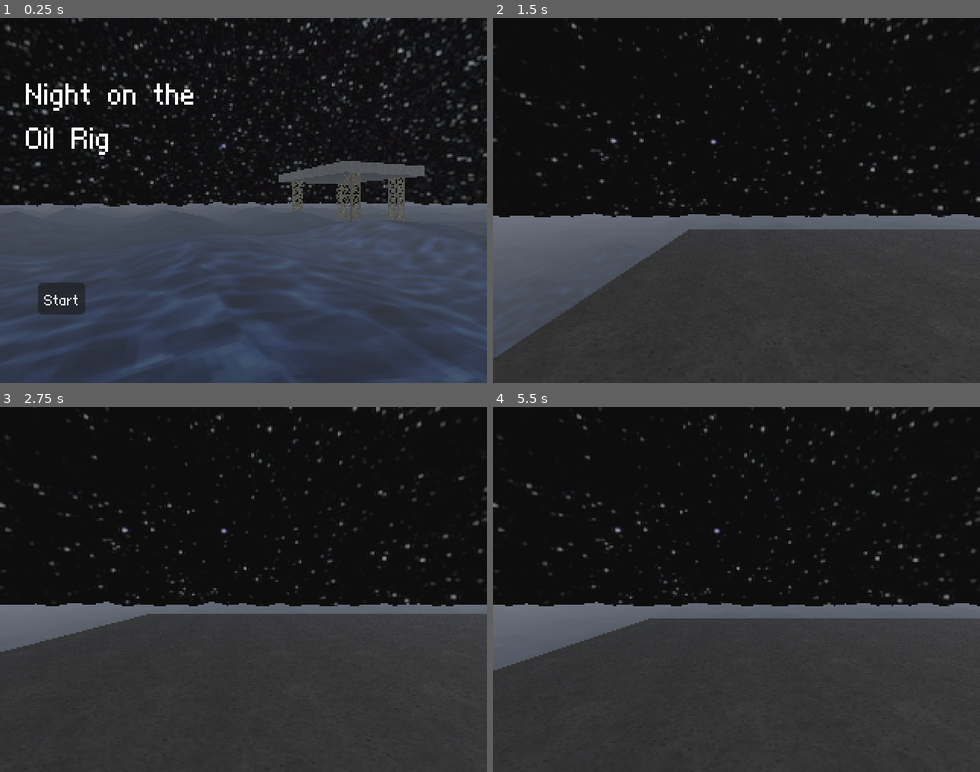
Above: before the commit, frames 1-4 (two rows, left to right).
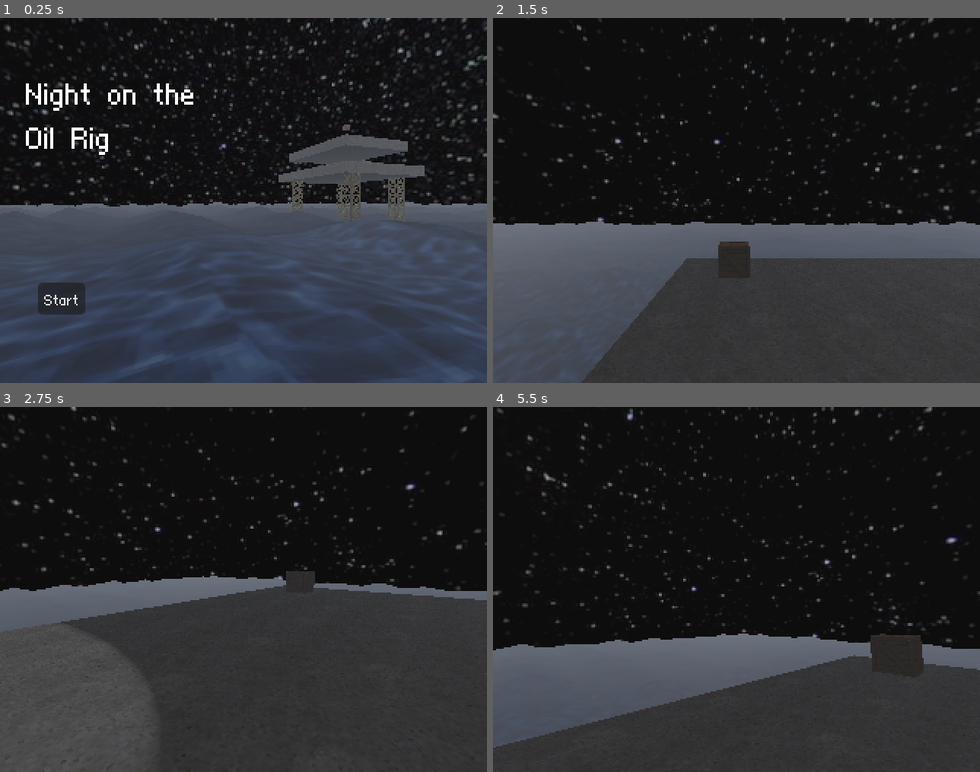
Above: after the commit, the same moments.

Repository: Raccoon-Formality/oil
Game: Godot game, scene res://scenes/world.tscn
Two runs of this game, one before a commit and one after it. Both use one fixed random seed, a clock stepped at 60 frames per second and the inputs below.
Inputs (mouse positions are in pixels of both pictures, inside the frame that each line leads up to):
- Up to frame 1 (0.25 s): no input
- Up to frame 2 (1.5 s): click "Start" at 0.5 s; move the mouse to (843, 182) at 1.27 s; hold Right (ui_right) from 1.28 s (still down); click (843, 182) at 1.35 s
- Up to frame 3 (2.75 s): move the mouse to (146, 607) at 2.02 s; release Right (ui_right) at 2.03 s; hold Down (ui_down) from 2.03 s (still down); click (146, 607) at 2.1 s
- Up to frame 4 (5.5 s): move the mouse to (785, 509) at 2.77 s; release Down (ui_down) at 2.78 s; hold Right (ui_right) 2.78-3.53 s; click (785, 509) at 2.85 s; move the mouse to (712, 662) at 3.52 s; hold Up (ui_up) 3.53-4.28 s; click (712, 662) at 3.6 s; move the mouse to (882, 644) at 4.27 s; hold Left (ui_left) from 4.28 s (still down); click (882, 644) at 4.35 s; move the mouse to (590, 534) at 5.02 s; click (590, 534) at 5.1 s

The runs differ from the first frame. In frame 1, 1.3% of the frame differs, in the area x 59-84%, y 29-40%; in frame 2, 15%; in frame 3, 16%; in frame 4, 25%, in the area x 0-100%, y 0-94%.

Commit message:
yes daddy

Diff:
--- a/project.godot
+++ b/project.godot
@@ -23,6 +23,10 @@
 window/size/viewport_height=240
 window/size/mode=2
 window/stretch/mode="viewport"
+
+[dotnet]
+
+project/assembly_name="oil"
 
 [input]
 
@@ -54,6 +58,11 @@
 , Object(InputEventKey,"resource_local_to_scene":false,"resource_name":"","device":-1,"window_id":0,"alt_pressed":false,"shift_pressed":false,"ctrl_pressed":false,"meta_pressed":false,"pressed":false,"keycode":0,"physical_keycode":83,"key_label":0,"unicode":115,"echo":false,"script":null)
 ]
 }
+click={
+"deadzone": 0.5,
+"events": [Object(InputEventMouseButton,"resource_local_to_scene":false,"resource_name":"","device":-1,"window_id":0,"alt_pressed":false,"shift_pressed":false,"ctrl_pressed":false,"meta_pressed":false,"button_mask":0,"position":Vector2(0, 0),"global_position":Vector2(0, 0),"factor":1.0,"button_index":1,"pressed":false,"double_click":false,"script":null)
+]
+}
 
 [rendering]
 
--- a/scenes/world.tscn
+++ b/scenes/world.tscn
@@ -10,6 +10,8 @@
 [ext_resource type="Texture2D" uid="uid://dh4fiod8o4lb1" path="res://assets/concrete2_smaller.jpg" id="5_3not1"]
 [ext_resource type="AudioStream" uid="uid://jhkwfsvcx2eu" path="res://assets/waves.wav" id="5_hnpt7"]
 [ext_resource type="Texture2D" uid="uid://dadaf4wtvee2i" path="res://assets/rail.png" id="8_jqje3"]
+[ext_resource type="AudioStream" uid="uid://h0esu0wyfrvh" path="res://assets/step_cloth1.mp3" id="9_10utx"]
+[ext_resource type="Texture2D" uid="uid://bfkm21hv23xyt" path="res://assets/Crate_generic_01.png" id="10_xsfhn"]
 
 [sub_resource type="PanoramaSkyMaterial" id="PanoramaSkyMaterial_s4wyr"]
 panorama = ExtResource("3_gwfga")
@@ -106,6 +108,18 @@
 material = SubResource("StandardMaterial3D_3qahv")
 size = Vector3(12, 1, 10)
 
+[sub_resource type="BoxMesh" id="BoxMesh_ibxog"]
+size = Vector3(10, 1, 8)
+
+[sub_resource type="ConcavePolygonShape3D" id="ConcavePolygonShape3D_5pjk4"]
+data = PackedVector3Array(-5, 0.5, 4, 5, 0.5, 4, -5, -0.5, 4, 5, 0.5, 4, 5, -0.5, 4, -5, -0.5, 4, 5, 0.5, -4, -5, 0.5, -4, 5, -0.5, -4, -5, 0.5, -4, -5, -0.5, -4, 5, -0.5, -4, 5, 0.5, 4, 5, 0.5, -4, 5, -0.5, 4, 5, 0.5, -4, 5, -0.5, -4, 5, -0.5, 4, -5, 0.5, -4, -5, 0.5, 4, -5, -0.5, -4, -5, 0.5, 4, -5, -0.5, 4, -5, -0.5, -4, 5, 0.5, 4, -5, 0.5, 4, 5, 0.5, -4, -5, 0.5, 4, -5, 0.5, -4, 5, 0.5, -4, -5, -0.5, 4, 5, -0.5, 4, -5, -0.5, -4, 5, -0.5, 4, 5, -0.5, -4, -5, -0.5, -4)
+
+[sub_resource type="BoxMesh" id="BoxMesh_jd5uv"]
+size = Vector3(8, 0.5, 1)
+
+[sub_resource type="ConcavePolygonShape3D" id="ConcavePolygonShape3D_r4kpo"]
+data = PackedVector3Array(-4, 0.25, 0.5, 4, 0.25, 0.5, -4, -0.25, 0.5, 4, 0.25, 0.5, 4, -0.25, 0.5, -4, -0.25, 0.5, 4, 0.25, -0.5, -4, 0.25, -0.5, 4, -0.25, -0.5, -4, 0.25, -0.5, -4, -0.25, -0.5, 4, -0.25, -0.5, 4, 0.25, 0.5, 4, 0.25, -0.5, 4, -0.25, 0.5, 4, 0.25, -0.5, 4, -0.25, -0.5, 4, -0.25, 0.5, -4, 0.25, -0.5, -4, 0.25, 0.5, -4, -0.25, -0.5, -4, 0.25, 0.5, -4, -0.25, 0.5, -4, -0.25, -0.5, 4, 0.25, 0.5, -4, 0.25, 0.5, 4, 0.25, -0.5, -4, 0.25, 0.5, -4, 0.25, -0.5, 4, 0.25, -0.5, -4, -0.25, 0.5, 4, -0.25, 0.5, -4, -0.25, -0.5, 4, -0.25, 0.5, 4, -0.25, -0.5, -4, -0.25, -0.5)
+
 [sub_resource type="CapsuleShape3D" id="CapsuleShape3D_fhu10"]
 radius = 0.25
 height = 1.0
@@ -125,6 +139,20 @@
 
 [sub_resource type="ConcavePolygonShape3D" id="ConcavePolygonShape3D_kc1a2"]
 data = PackedVector3Array(5, -0.5, 0, -5, -0.5, 0, 5, 0.5, 0, -5, -0.5, 0, -5, 0.5, 0, 5, 0.5, 0)
+
+[sub_resource type="BoxMesh" id="BoxMesh_auabe"]
+size = Vector3(0.5, 0.5, 0.5)
+
+[sub_resource type="StandardMaterial3D" id="StandardMaterial3D_lsmc0"]
+albedo_texture = ExtResource("10_xsfhn")
+metallic_specular = 0.0
+uv1_scale = Vector3(2, 2, 2)
+uv1_offset = Vector3(0.5, 0.5, 0.5)
+uv1_triplanar = true
+texture_filter = 0
+
+[sub_resource type="BoxShape3D" id="BoxShape3D_22ixa"]
+size = Vector3(0.5, 0.5, 0.5)
 
 [node name="world" type="Node"]
 script = ExtResource("1_wre1y")
@@ -193,8 +221,30 @@
 mesh = SubResource("BoxMesh_5rpcg")
 skeleton = NodePath("../../..")
 
+[node name="block" type="MeshInstance3D" parent="space/base"]
+transform = Transform3D(1, 0, 0, 0, 1, 0, 0, 0, 1, 5, 7.64825, -1)
+mesh = SubResource("BoxMesh_ibxog")
+skeleton = NodePath("../..")
+surface_material_override/0 = SubResource("StandardMaterial3D_3qahv")
+
+[node name="StaticBody3D" type="StaticBody3D" parent="space/base/block"]
+
+[node name="CollisionShape3D" type="CollisionShape3D" parent="space/base/block/StaticBody3D"]
+shape = SubResource("ConcavePolygonShape3D_5pjk4")
+
+[node name="stairs" type="MeshInstance3D" parent="space/base"]
+transform = Transform3D(0.939693, -0.34202, 0, 0.34202, 0.939693, 0, 0, 0, 1, 5, 6.5, 3.5)
+mesh = SubResource("BoxMesh_jd5uv")
+skeleton = NodePath("../..")
+surface_material_override/0 = SubResource("StandardMaterial3D_3qahv")
+
+[node name="StaticBody3D" type="StaticBody3D" parent="space/base/stairs"]
+
+[node name="CollisionShape3D" type="CollisionShape3D" parent="space/base/stairs/StaticBody3D"]
+shape = SubResource("ConcavePolygonShape3D_r4kpo")
+
 [node name="player" type="CharacterBody3D" parent="space"]
-transform = Transform3D(1, 0, 0, 0, 1, 0, 0, 0, 1, 0, 8.13119, 0)
+transform = Transform3D(1, 0, 0, 0, 1, 0, 0, 0, 1, 1, 11.1312, 0)
 script = ExtResource("4_8dcdt")
 
 [node name="player_collider" type="CollisionShape3D" parent="space/player"]
@@ -202,12 +252,26 @@
 
 [node name="player_cam" type="Camera3D" parent="space/player"]
 transform = Transform3D(1, 0, 0, 0, 1, 0, 0, 0, 1, 0, 0.239733, 0)
+
+[node name="RayCast3D" type="RayCast3D" parent="space/player/player_cam"]
+target_position = Vector3(0, 0, -2)
+collision_mask = 2
+hit_from_inside = true
+debug_shape_custom_color = Color(1, 1, 1, 1)
+
+[node name="Node3D" type="Node3D" parent="space/player/player_cam/RayCast3D"]
+transform = Transform3D(1, 0, 0, 0, 1, 0, 0, 0, 1, 0, 0, -1.5)
+
+[node name="walking_audio" type="AudioStreamPlayer" parent="space/player"]
+stream = ExtResource("9_10utx")
+volume_db = 12.164
+pitch_scale = 0.4
 
 [node name="water_audio" type="AudioStreamPlayer3D" parent="space/player"]
 transform = Transform3D(1, 0, 0, 0, 1, 0, 0, 0, 1, 0, -1.82129, 0.0118289)
 stream = ExtResource("5_hnpt7")
 attenuation_model = 1
-unit_size = 15.0
+max_db = -10.0
 autoplay = true
 
 [node name="MeshInstance3D" type="MeshInstance3D" parent="space"]
@@ -219,6 +283,18 @@
 
 [node name="CollisionShape3D" type="CollisionShape3D" parent="space/MeshInstance3D/StaticBody3D"]
 shape = SubResource("ConcavePolygonShape3D_kc1a2")
+
+[node name="RigidBody3D" type="RigidBody3D" parent="space"]
+transform = Transform3D(1, 0, 0, 0, 1, 0, 0, 0, 1, 1, 11.4, -4)
+collision_layer = 2
+mass = 10.0
+
+[node name="MeshInstance3D" type="MeshInstance3D" parent="space/RigidBody3D"]
+mesh = SubResource("BoxMesh_auabe")
+surface_material_override/0 = SubResource("StandardMaterial3D_lsmc0")
+
+[node name="CollisionShape3D" type="CollisionShape3D" parent="space/RigidBody3D"]
+shape = SubResource("BoxShape3D_22ixa")
 
 [node name="main_menu" type="Node" parent="."]
 
--- a/scripts/player.gd
+++ b/scripts/player.gd
@@ -14,12 +14,29 @@
 		camera.rotate_x(-event.relative.y * 0.005)
 		camera.rotation.x = clamp(camera.rotation.x, -PI/2,PI/2)
 
+var picked_object = null
+
 func _physics_process(delta):
 	# Add the gravity.
 	if not is_on_floor():
 		velocity.y -= gravity * delta
 
 
+	if Input.is_action_just_pressed("click") and picked_object == null:
+		if $player_cam/RayCast3D.get_collider() != null:
+			print($player_cam/RayCast3D.get_collider())
+			if $player_cam/RayCast3D.get_collider() is RigidBody3D:
+				picked_object = $player_cam/RayCast3D.get_collider().get_path()
+				get_node(picked_object).freeze = true
+	elif Input.is_action_just_pressed("click") and picked_object != null:
+		get_node(picked_object).freeze = false
+		picked_object = null
+	print(picked_object)
+	if picked_object != null:
+		get_node(picked_object).global_position = $player_cam/RayCast3D/Node3D.global_position
+
+
+	print($player_cam/RayCast3D.get_collider())
 	# Get the input direction and handle the movement/deceleration.
 	# As good practice, you should replace UI actions with custom gameplay actions.
 	var input_dir = Input.get_vector("ui_left", "ui_right", "ui_up", "ui_down")
@@ -27,8 +44,11 @@
 	if direction:
 		velocity.x = direction.x * SPEED
 		velocity.z = direction.z * SPEED
+		if $walking_audio.playing == false:
+			$walking_audio.play()
 	else:
 		velocity.x = move_toward(velocity.x, 0, SPEED)
 		velocity.z = move_toward(velocity.z, 0, SPEED)
+		$walking_audio.playing = false
 
 	move_and_slide()
--- a/scripts/world.gd
+++ b/scripts/world.gd
@@ -8,8 +8,8 @@
 
 # Called when the node enters the scene tree for the first time.
 func _ready():
-	player.set_process(false)
 	player.set_process_input(false)
+	player.set_physics_process(false)
 
 
 # Called every frame. 'delta' is the elapsed time since the previous frame.
@@ -21,7 +21,7 @@
 		if abs(start_cam.global_position.distance_to(player_cam.global_position)) < 0.25:
 			player_cam.current = true
 			start = false
-			player.set_process(true)
+			player.set_physics_process(true)
 			player.set_process_input(true)
 			Input.set_mouse_mode(Input.MOUSE_MODE_CAPTURED)
 			print("nice")
Binary file added: assets/Crate_generic_01.png
Not shown, added: assets/Crate_generic_01.png.import
Not shown, added: assets/step_cloth1.mp3.import
Not shown: 1 places in scenes/world.tscn that only renumber resources
Not shown, added: assets/step_cloth1.mp3
